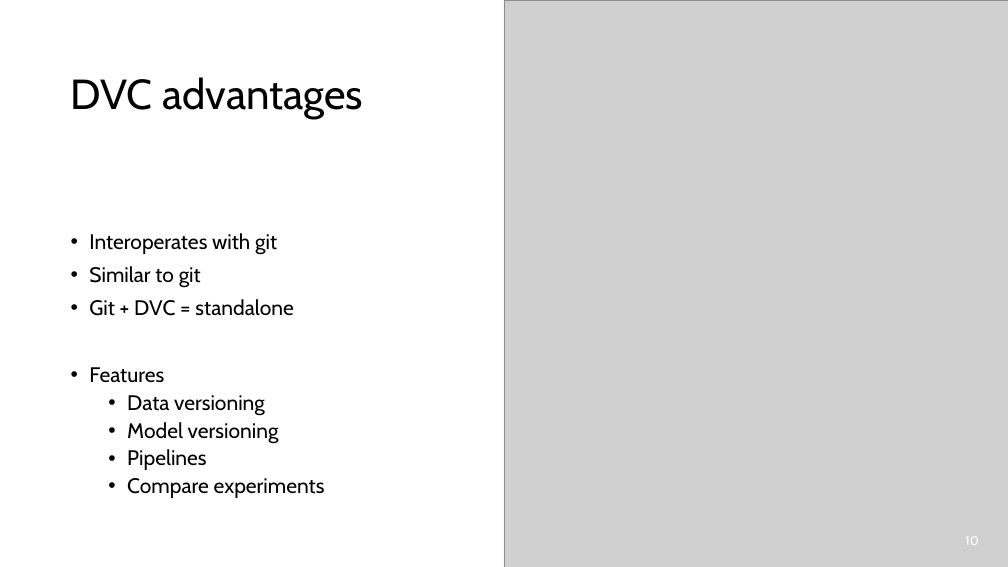
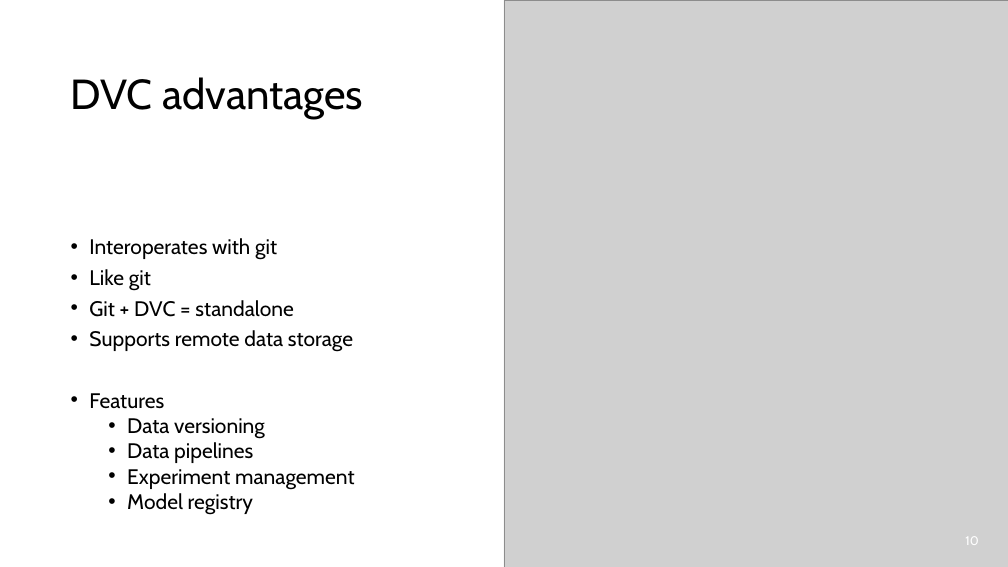
Before and after one commit to gjbex/MLOps-on-HPC, a slide deck: slide 10 of mlops_on_hpc.pptx. Drawn at 1008x567 pixels with LibreOffice and Linux fonts; fonts in the diff are those of the drawing; grey boxes stand for pictures. Boxes give left, top, right and bottom in pixels: in the first picture for what was removed or moved away, otherwise in the second. Text is boxed around its words. In the diff, an @@ line names an element or a change of style, - is before the commit and + after.

Commit message:
Add DVC data pipeline section

```diff
--- a/mlops_on_hpc.pptx
+++ b/mlops_on_hpc.pptx
@@ text at [89,238,293,439]: line spacing 0.9 to 0.8 @@
@@ text at [89,269,151,291]: text changed @@
-• Similar to git
+• Like git
@@ text at [89,330,353,352]: paragraph added @@
+• Supports remote data storage
@@ text at [127,442,354,515]: text changed @@
-  • Model versioning
-  • Pipelines
-  • Compare experiments
+  • Data pipelines
+  • Experiment management
+  • Model registry
```
Also in this commit, not shown: 4 other slides changed, 12 slides added, 2 slides removed.
